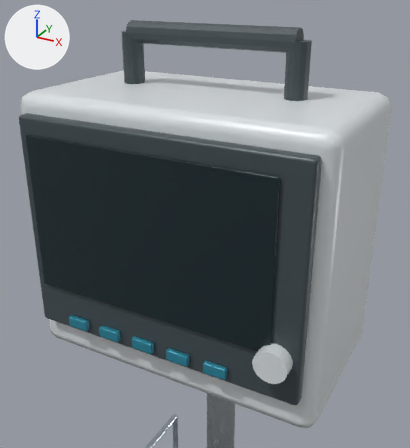
The FBX model unity/Assets/Models/Equipment/vital_signs_monitor.fbx: old version first, new version second.
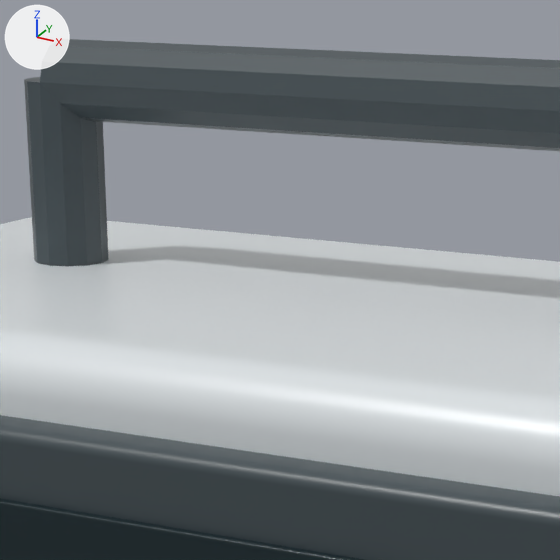
Each version appears first from a 50 mm camera at (0.27, -0.49, 1.538) aimed at (0.033, -0.06, 1.323), and next in a close-up on the part from 28% to 66% of the width and 2% to 37% of the height. Lighting does not change. The marker at upper left points along +X, +Y and +Z. The older version's two pictures come first. Where no turn or scale is listed for an object, it has been applied to the vertices.

The first close-up shows 'EQ_vital_signs_monitor_Bezel', 'EQ_vital_signs_monitor_Body', 'EQ_vital_signs_monitor_Display', 'EQ_vital_signs_monitor_Handle_0', 'EQ_vital_signs_monitor_Handle_1'.
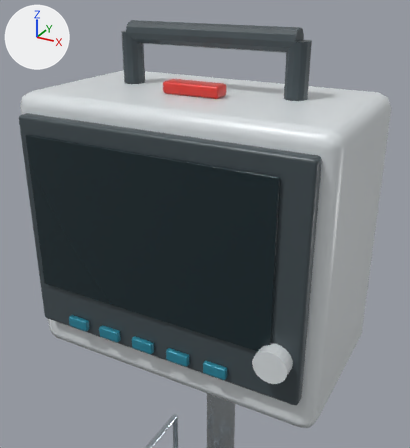
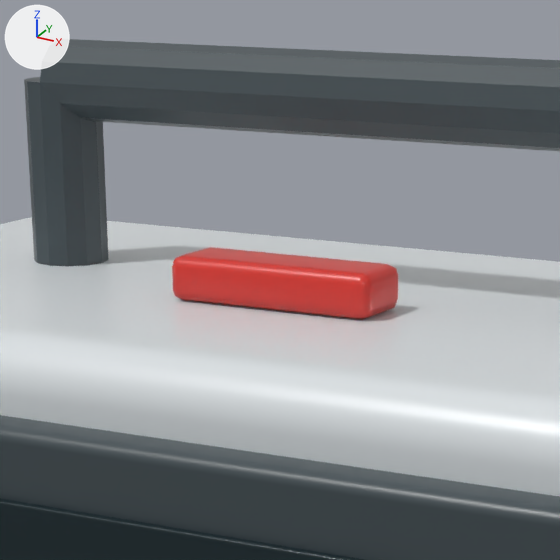
Changed parts and their boxes (x1, y1, x2, y2) in the close-ups (560 x 560 px):
'EQ_vital_signs_monitor_AlarmLight', added (red): after (172, 247, 398, 320)

Patch to the scene script:
```diff
--- a/unity/Assets/Models/Equipment/vital_signs_monitor.fbx.py
+++ b/unity/Assets/Models/Equipment/vital_signs_monitor.fbx.py
@@ mat_m_alarmred @@
+mat_m_alarmred = principled_material('M_AlarmRed')
+mat_m_alarmred.base_color = (0.7, 0.04, 0.03)  # red #da3830
+mat_m_alarmred.roughness = 0.3
@@ me_cube_016 @@
+me_cube_016.from_pydata(...)  # 56 vertices, 54 faces; spans x -0.03..0.03, y -0.01..0.01, z -0.006..0.006
+me_cube_016.materials.append(mat_m_alarmred)  # red #da3830
@@ ob_eq_vital_signs_monitor_alarmlight @@
+ob_eq_vital_signs_monitor_alarmlight = bpy.data.objects.new('EQ_vital_signs_monitor_AlarmLight', me_cube_016)
+ob_eq_vital_signs_monitor_alarmlight.location = (0.0, -0.02, 1.44)
```
